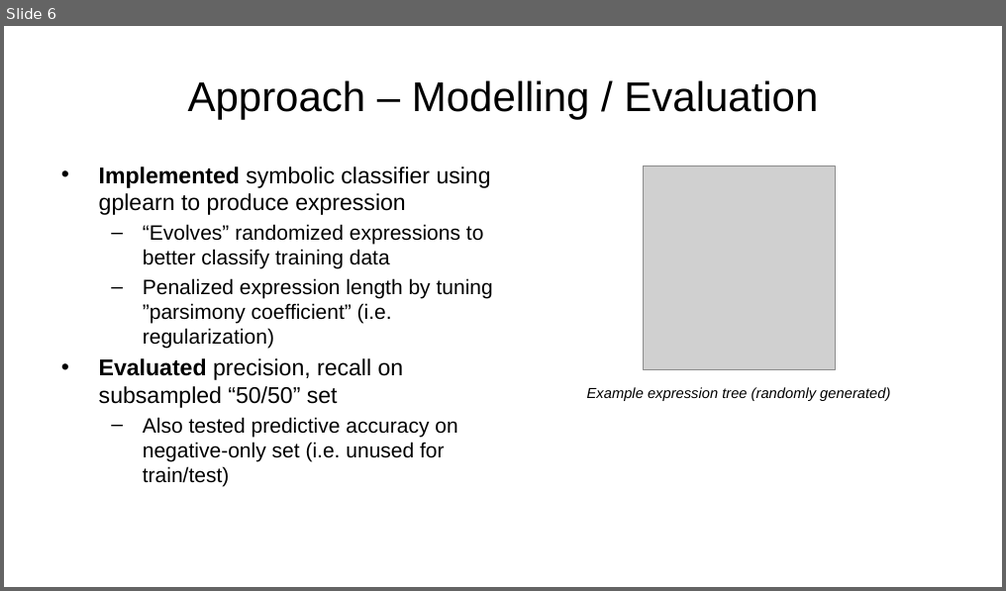
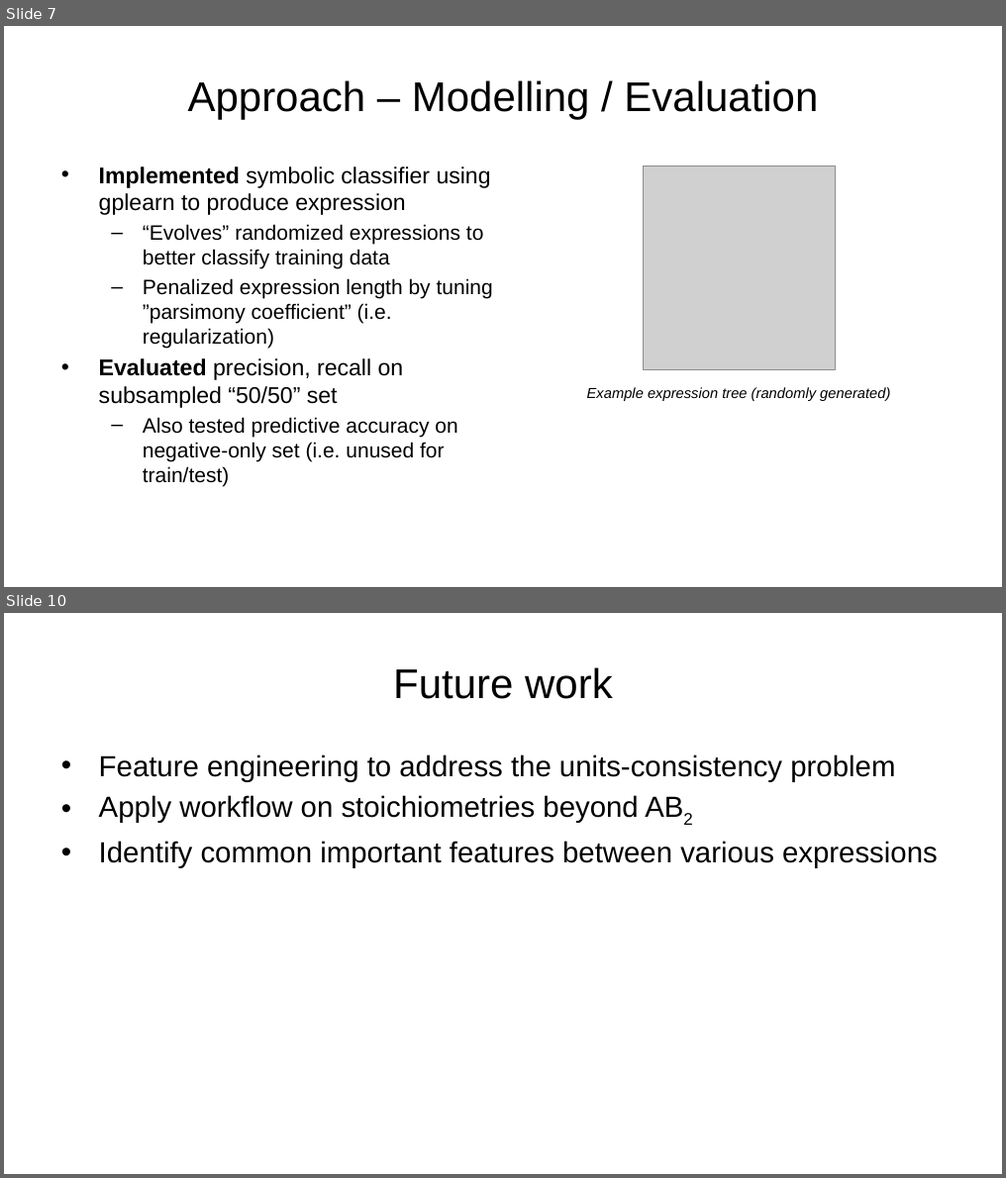
Before and after one commit to AlbertVong/Mat-Hack-2023, a slide deck: powerpoint_slides/final_presentation_av.pptx. Shown one above the other, each under a label of ours: slide 6 before the commit, slides 7 and 10 after it; the slides between them are not shown. The pictures are 1006x591 and 1006x1178 pixels, drawn with LibreOffice and Linux fonts; fonts in the diff are those of the drawing; grey boxes stand for pictures; background and template pictures are left out. Boxes give left, top, right and bottom in pixels: in the first picture for what was removed or moved away, otherwise in the second. Text is boxed around its words. In the diff, an @@ line names an element or a change of style, - is before the commit and + after.

```diff
--- a/powerpoint_slides/final_presentation_av.pptx
+++ b/powerpoint_slides/final_presentation_av.pptx
@@ slide 10 added at [4,613,1002,1174], background picture (left out) @@
@@ title added at [393,667,613,699], 40 pt, text #000000 @@
+Future work
@@ text added at [99,755,938,868], 28 pt, text #000000 @@
+• Feature engineering to address the units-consistency problem
+• Apply workflow on stoichiometries beyond AB2
+• Identify common important features between various expressions
@@ what was slide 6 is now slide 7 @@
```
Also in this commit, not shown: 3 slides changed, 2 other slides added, 2 slides removed, 1 other file.
